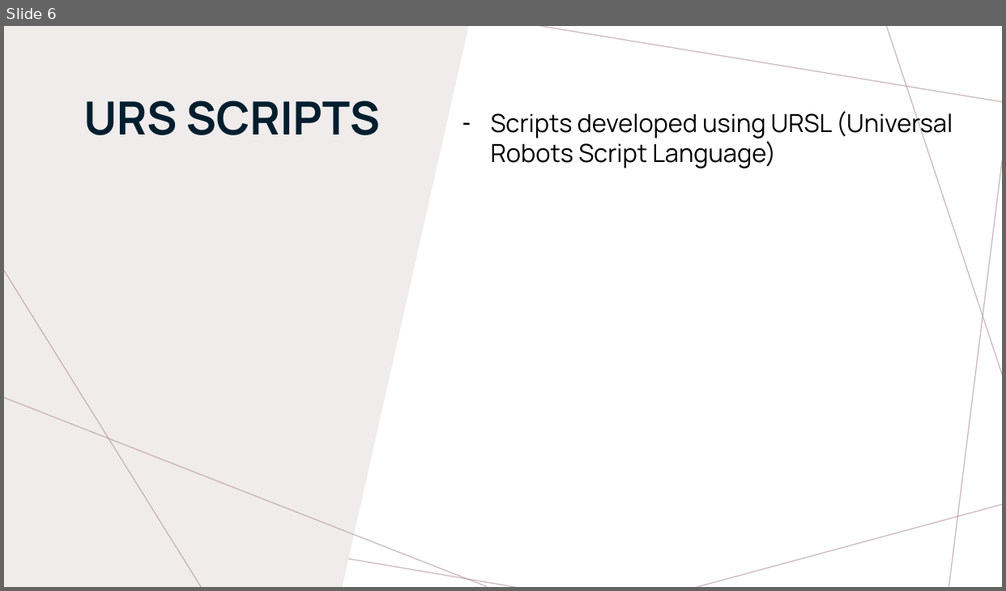
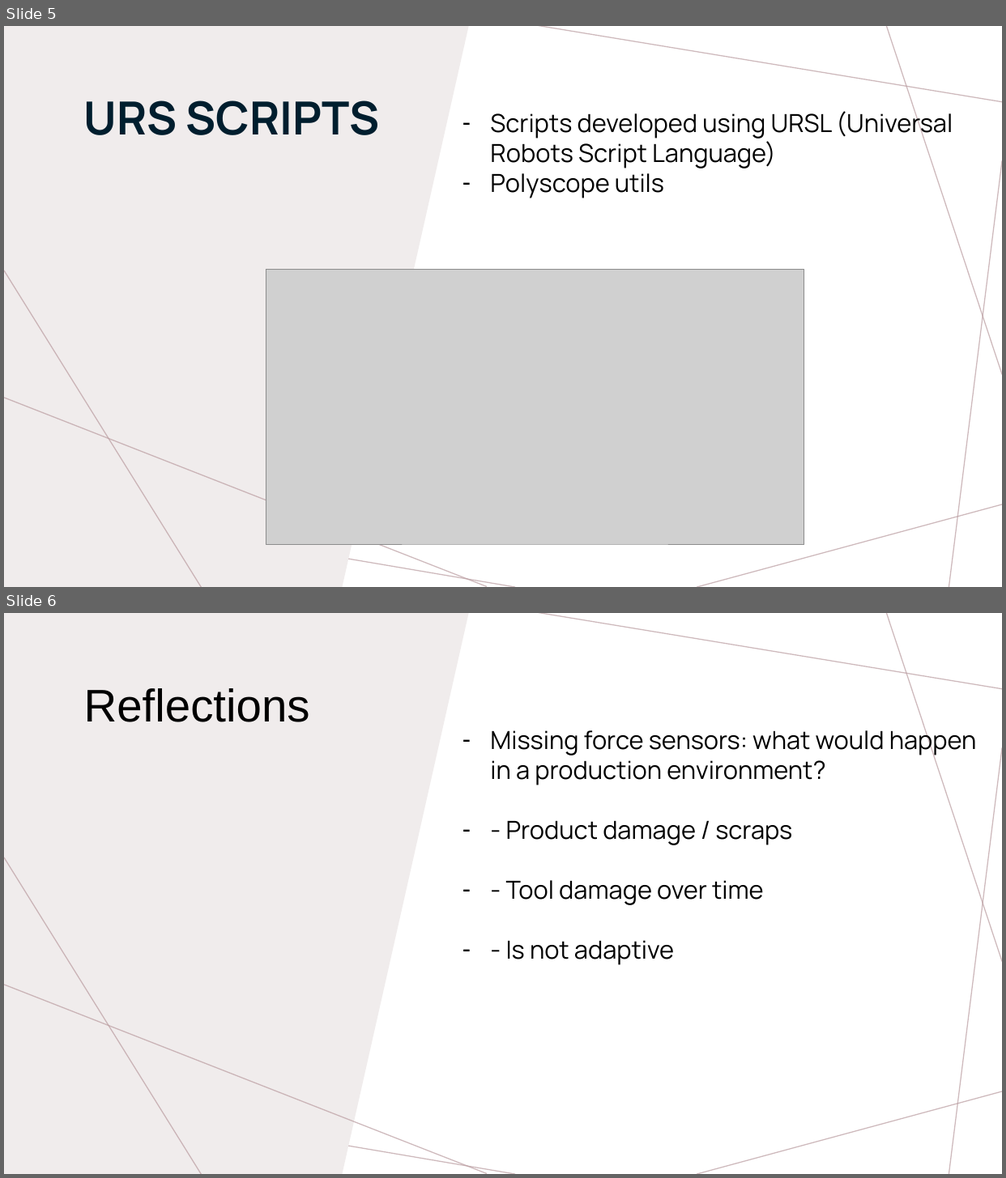
Before and after one commit to thijnmens/robogripper, a slide deck: docs/Delivery Challenge 1 Group 5.pptx. Shown one above the other, each under a label of ours: slide 6 before the commit, slides 5 and 6 after it. The pictures are 1006x591 and 1006x1178 pixels, drawn with LibreOffice and Linux fonts; fonts in the diff are those of the drawing; grey boxes stand for pictures. Boxes give left, top, right and bottom in pixels: in the first picture for what was removed or moved away, otherwise in the second. Text is boxed around its words. In the diff, an @@ line names an element or a change of style, - is before the commit and + after.

```diff
--- a/docs/Delivery Challenge 1 Group 5.pptx
+++ b/docs/Delivery Challenge 1 Group 5.pptx
@@ slide 6 added at [4, 613, 1002, 1174], background #FFFFFF; not listed: 7 template elements that a slide beside it also shows @@
@@ freeform shape added at [4, 613, 469, 1174], fill #F0ECEC @@
@@ title added at [84, 688, 310, 722], 44 pt, text #000000 @@
+Reflections
@@ text added at [490, 726, 977, 965], 24 pt, text #000000 @@
+– Missing force sensors: what would happen in a production environment?
+– - Product damage / scraps
+– - Tool damage over time
+– - Is not adaptive
@@ line added from (202, 1174) to (4, 858), #BA9CA0 1 pt @@
@@ line added from (487, 1174) to (4, 985), #BA9CA0 1 pt @@
@@ what was slide 6 is now slide 5 @@
@@ slide 5 changed as well @@
@@ text at [490, 173, 664, 199]: paragraph added @@
+– Polyscope utils
@@ picture added at [266, 269, 804, 544] @@
```
Also in this commit, not shown: 4 other slides changed, 1 other slide added, 4 slides removed, 26 other files.
